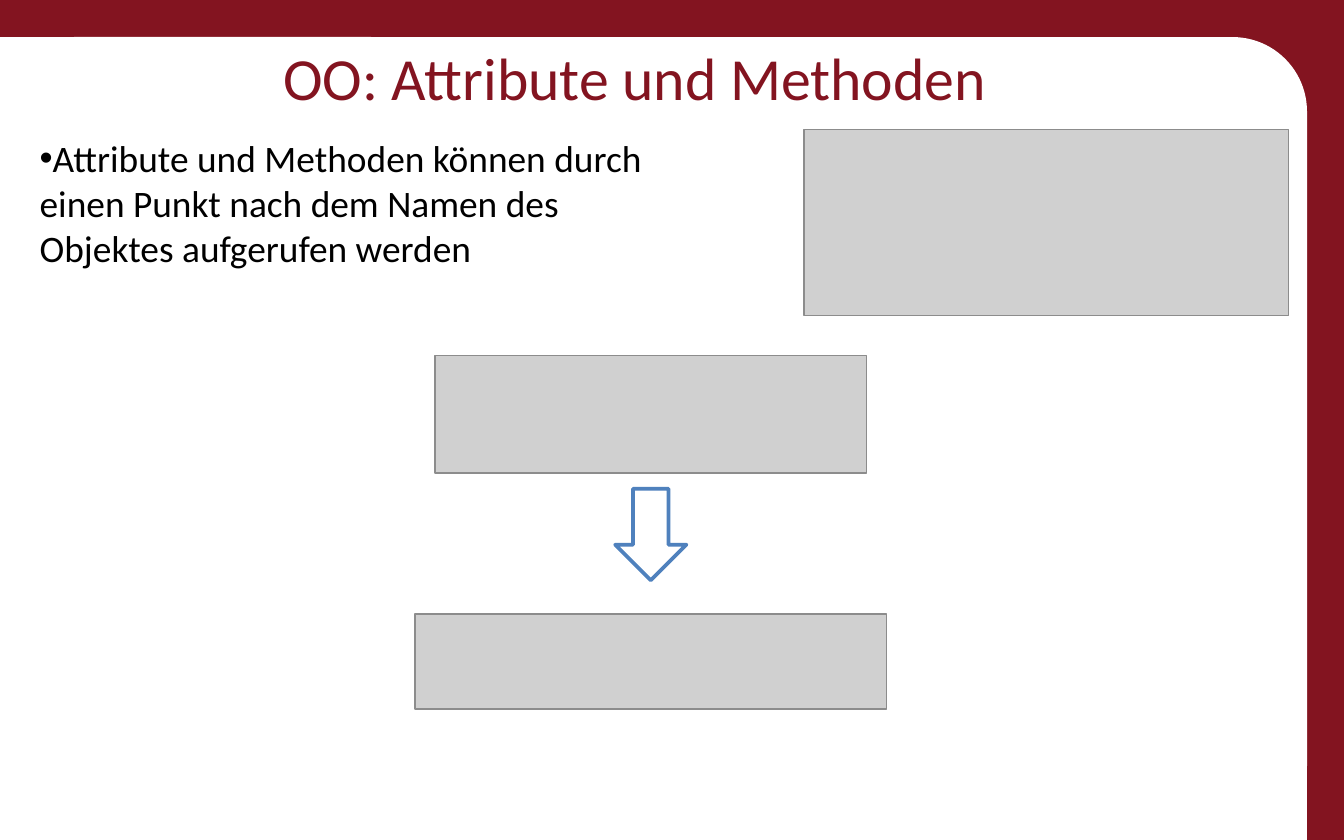
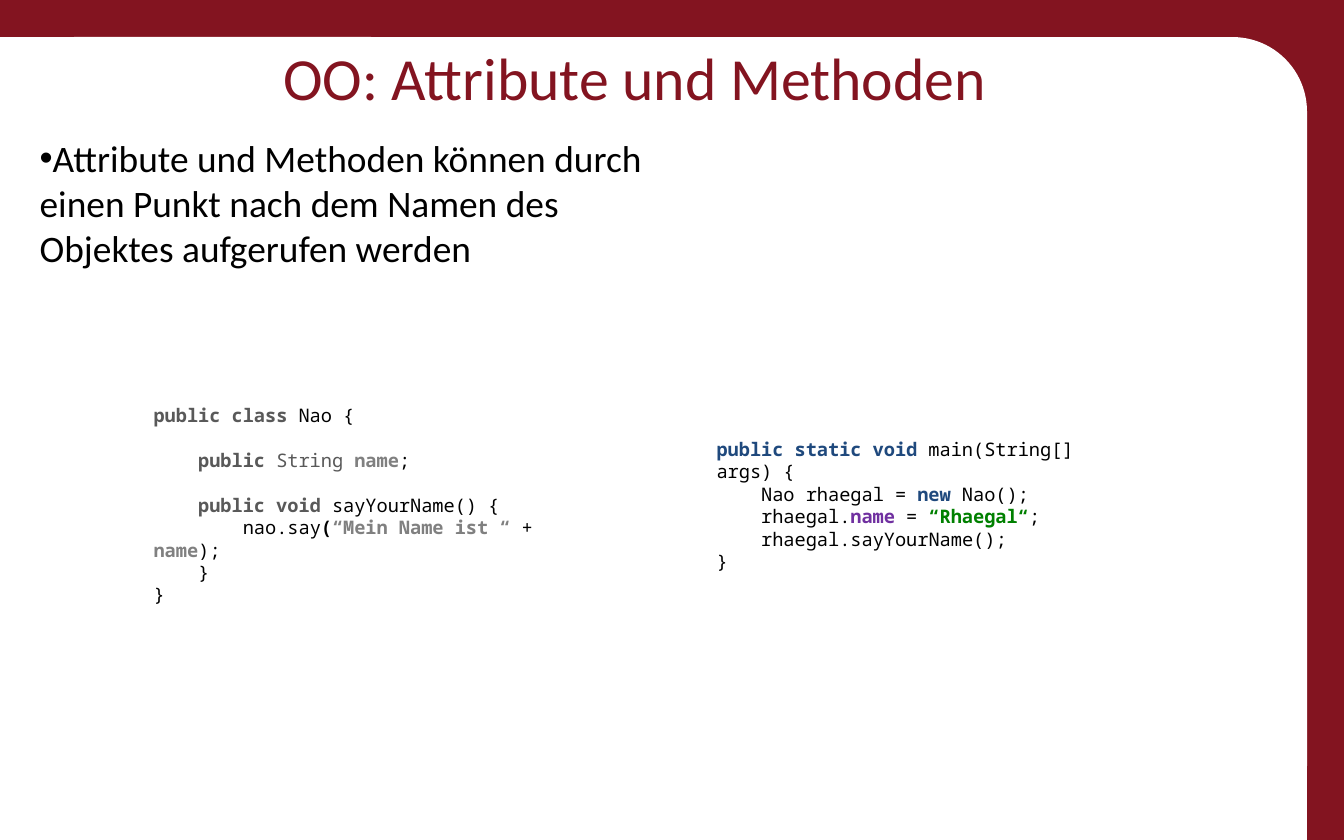
Before and after one commit to Roboscope/java-with-nao, a slide deck: slide 35 of Präsentationen/Anfänger - Java mit NAO.pptx. Drawn at 1344x840 pixels with LibreOffice and Linux fonts; fonts in the diff are those of the drawing; grey boxes stand for pictures; background and template pictures are left out. Boxes give left, top, right and bottom in pixels: in the first picture for what was removed or moved away, otherwise in the second. Text is boxed around its words. In the diff, an @@ line names an element or a change of style, - is before the commit and + after.

Commit message:
Presentation Pictures made to Text

```diff
--- a/Präsentationen/Anfänger - Java mit NAO.pptx
+++ b/Präsentationen/Anfänger - Java mit NAO.pptx
@@ picture removed at <box>804,129,1288,316</box> @@
@@ picture removed at <box>435,355,867,473</box> @@
@@ text added at <box>154,407,488,560</box>, 10 pt, text #595959, bold @@
+public class Nao {
+public String name;
+public void sayYourName() {
+nao.say(“Mein Name ist “ + name);
+}
+}
@@ text added at <box>717,441,1073,551</box>, 10 pt, text #000000 @@
+public static void main(String[] args) {
+Nao rhaegal = new Nao();
+rhaegal.name = “Rhaegal“;
+rhaegal.sayYourName();
+}
@@ down arrow removed at <box>616,489,687,581</box> @@
@@ picture removed at <box>415,614,887,710</box> @@
```
Also in this commit, not shown: 15 other slides changed, 1 slide removed.
